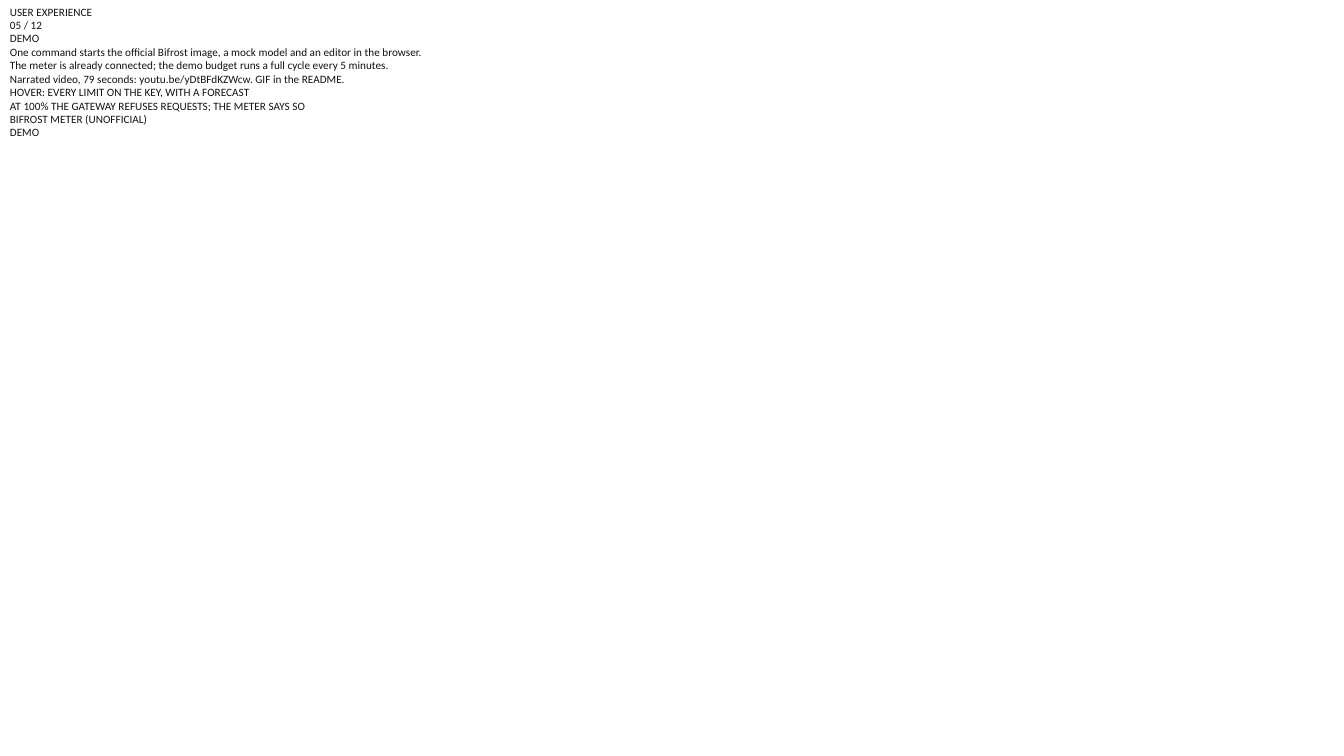
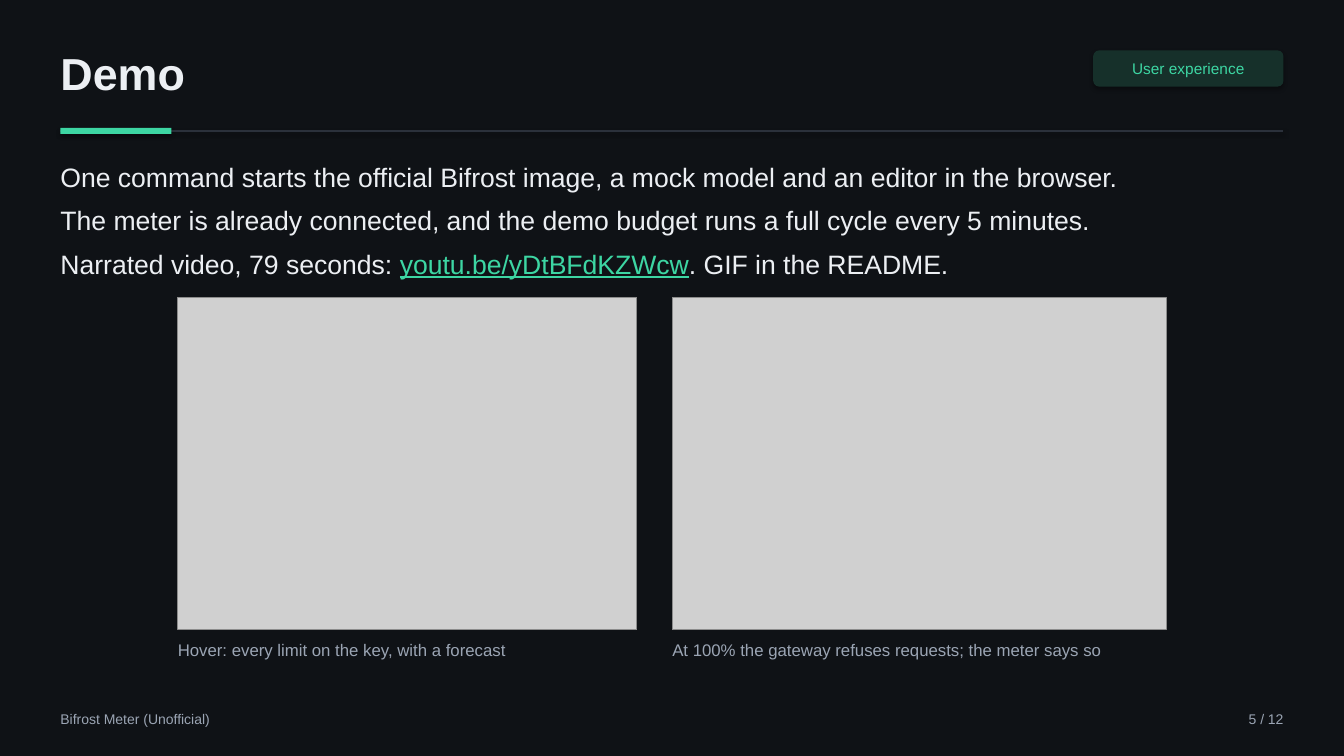
Before and after one commit to aimanmalib/bifrost-meter, a slide deck: slide 5 of deck/bifrost-meter.pptx. Drawn at 1344x756 pixels with LibreOffice and Linux fonts; fonts in the diff are those of the drawing; grey boxes stand for pictures; background and template pictures are left out. Boxes give left, top, right and bottom in pixels: in the first picture for what was removed or moved away, otherwise in the second. Text is boxed around its words. In the diff, an @@ line names an element or a change of style, - is before the commit and + after.

```diff
--- a/deck/bifrost-meter.pptx
+++ b/deck/bifrost-meter.pptx
@@ background picture (left out) to #0F1216 @@
@@ text at (x1=10, y1=8, x2=92, y2=42): paragraphs removed @@
-USER EXPERIENCE
-05 / 12
-DEMO
@@ text added at (x1=60, y1=59, x2=184, y2=91), 32 pt, text #ECEFF3, bold @@
+Demo
@@ rounded rectangle added at (x1=1094, y1=50, x2=1285, y2=87), fill #16302A, 11 pt, text #3DD6A3 @@
+User experience
@@ text at (x1=10, y1=88, x2=305, y2=136): paragraphs removed @@
-HOVER: EVERY LIMIT ON THE KEY, WITH A FORECAST
-AT 100% THE GATEWAY REFUSES REQUESTS; THE METER SAYS SO
-BIFROST METER (UNOFFICIAL)
-DEMO
@@ line added from (60, 131) to (1284, 131), #2B313B 1 pt @@
@@ rectangle added at (x1=60, y1=128, x2=171, y2=134), fill #3DD6A3 @@
@@ text at (x1=60, y1=167, x2=1117, y2=279): size 8 to 19 pt, font Calibri to Arial, text colour #0F1216 to #ECEFF3 in "One command starts the official Bifrost image, ...", "Narrated video, 79 seconds: youtu.be/yDtBFdKZWcw. GIF in ..."; text colour #0F1216 to #3DD6A3, underline on in "youtu.be/yDtBFdKZWcw."; more space between paragraphs @@
@@ text "One command starts the official ..." moved from (x1=10, y1=8, x2=421, y2=136) to (x1=60, y1=167, x2=1117, y2=279) @@
@@ text at (x1=60, y1=210, x2=1089, y2=236): text changed; size 8 to 19 pt; font Calibri to Arial; text colour #0F1216 to #ECEFF3 @@
-The meter is already connected; the demo budget runs a full cycle every 5 minutes.
+The meter is already connected, and the demo budget runs a full cycle every 5 minutes.
@@ picture added at (x1=177, y1=297, x2=637, y2=630) @@
@@ picture added at (x1=673, y1=297, x2=1167, y2=630) @@
@@ text added at (x1=178, y1=644, x2=506, y2=660), 12 pt, text #9BA5B4 @@
+Hover: every limit on the key, with a forecast
@@ text added at (x1=672, y1=644, x2=1101, y2=660), 12 pt, text #9BA5B4 @@
+At 100% the gateway refuses requests; the meter says so
@@ text added at (x1=60, y1=714, x2=209, y2=727), 10 pt, text #9BA5B4 @@
+Bifrost Meter (Unofficial)
@@ text added at (x1=1249, y1=714, x2=1284, y2=724), 10 pt, text #9BA5B4 @@
+5 / 12
```
Also in this commit, not shown: 11 other slides changed, 5 other files.
